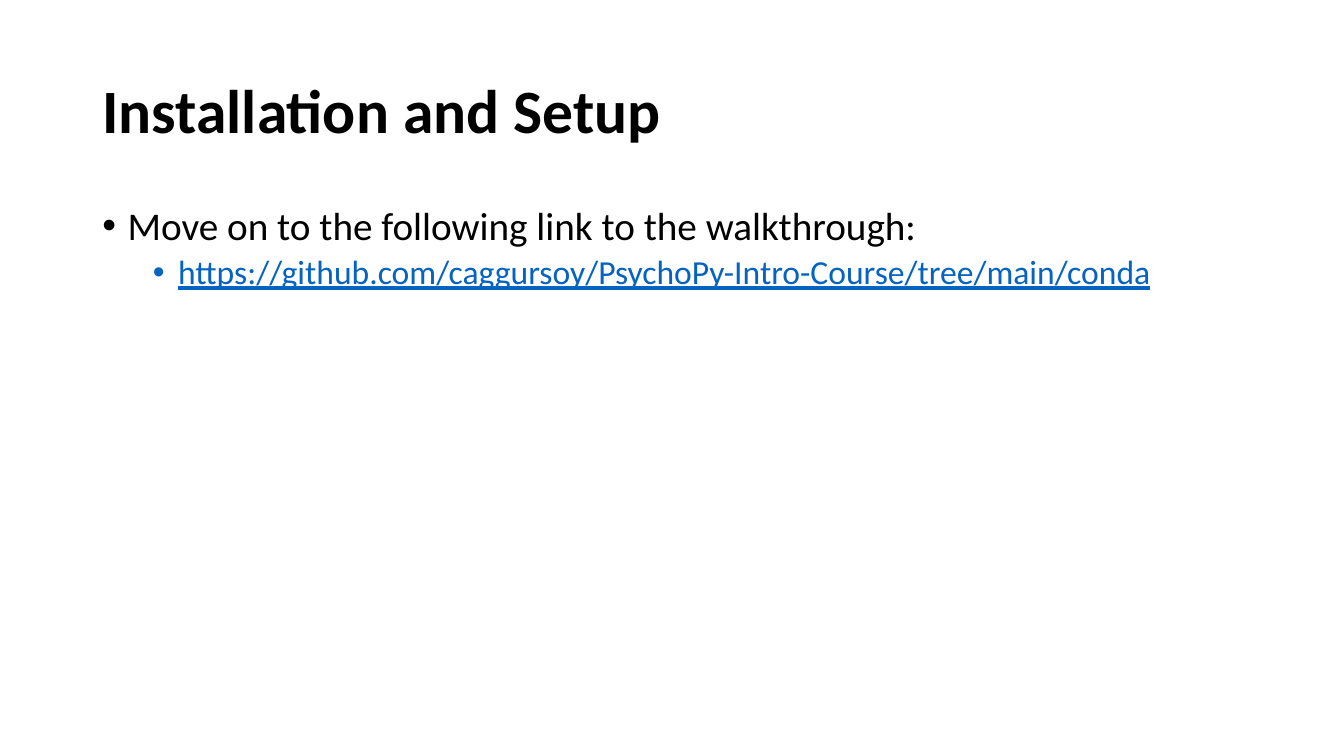
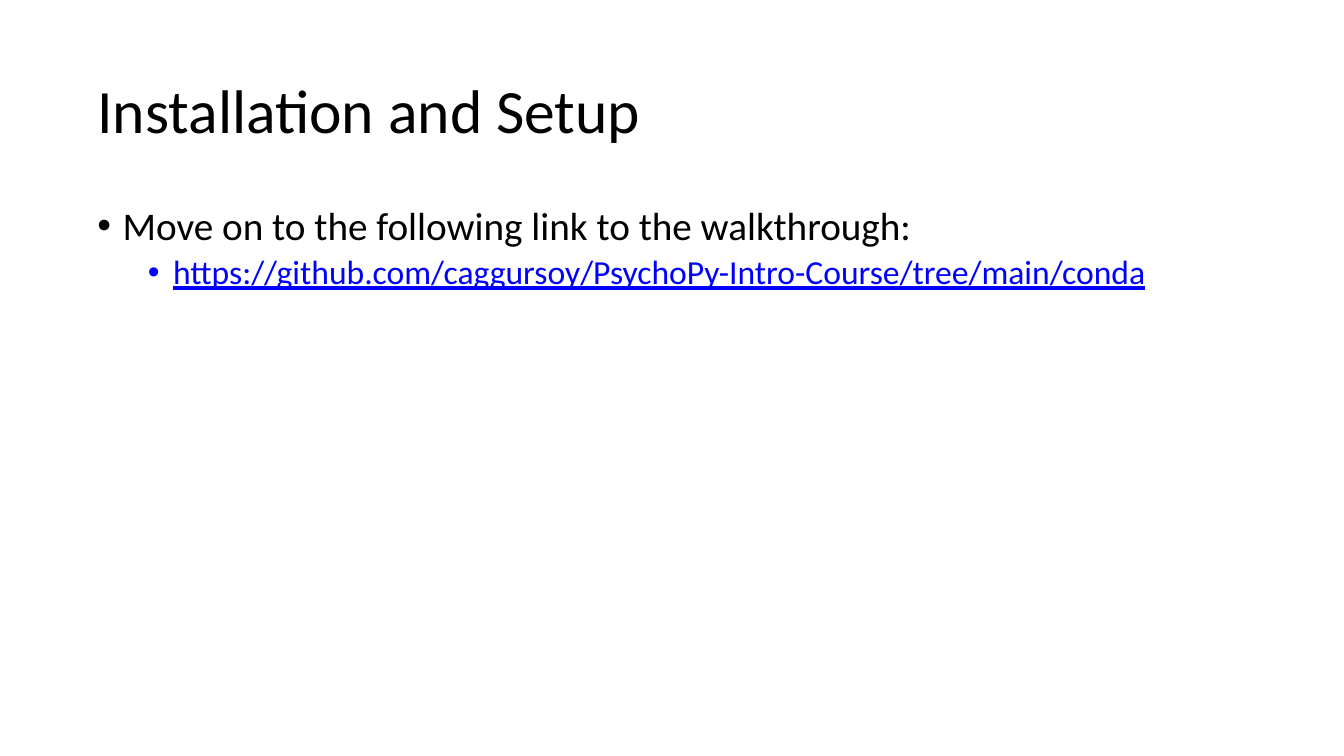
Before and after one commit to caggursoy/PsychoPy-Intro-Course, a slide deck: slide 4 of intro-psychopy/part2.pptx. Drawn at 1344x756 pixels with LibreOffice and Linux fonts; fonts in the diff are those of the drawing. Boxes give left, top, right and bottom in pixels: in the first picture for what was removed or moved away, otherwise in the second. Text is boxed around its words. In the diff, an @@ line names an element or a change of style, - is before the commit and + after.

```diff
--- a/intro-psychopy/part2.pptx
+++ b/intro-psychopy/part2.pptx
@@ title "Installation and Setup" at (97, 90, 640, 143): bold off @@
@@ text at (173, 260, 1145, 290): text colour #0563C1 to #0000FF in "https://github.com/caggursoy/PsychoPy-Intro-Course/tree/main ..." @@
```
Also in this commit, not shown: 6 other slides changed, 13 slides added, 1 other file.
